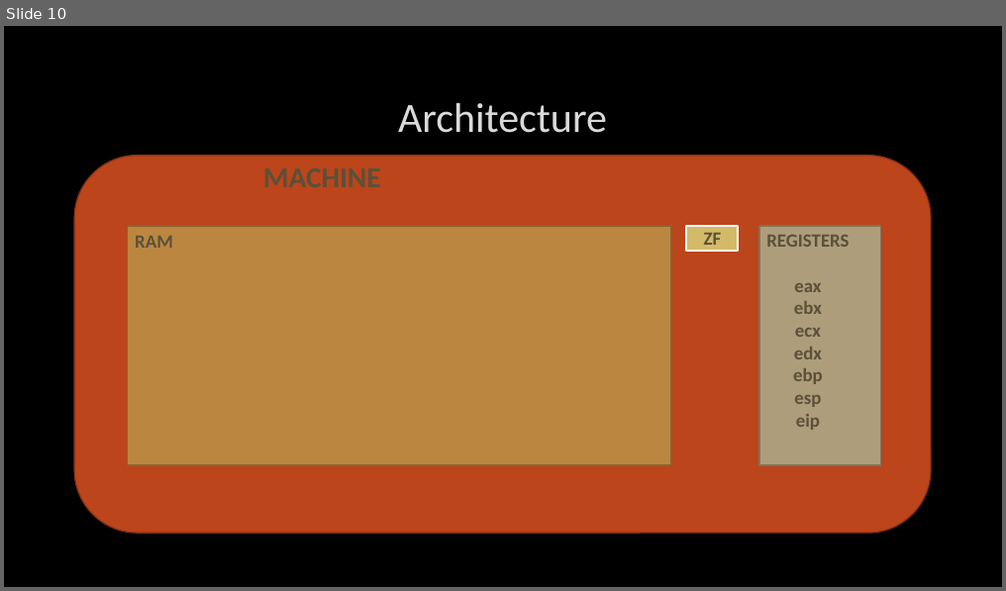
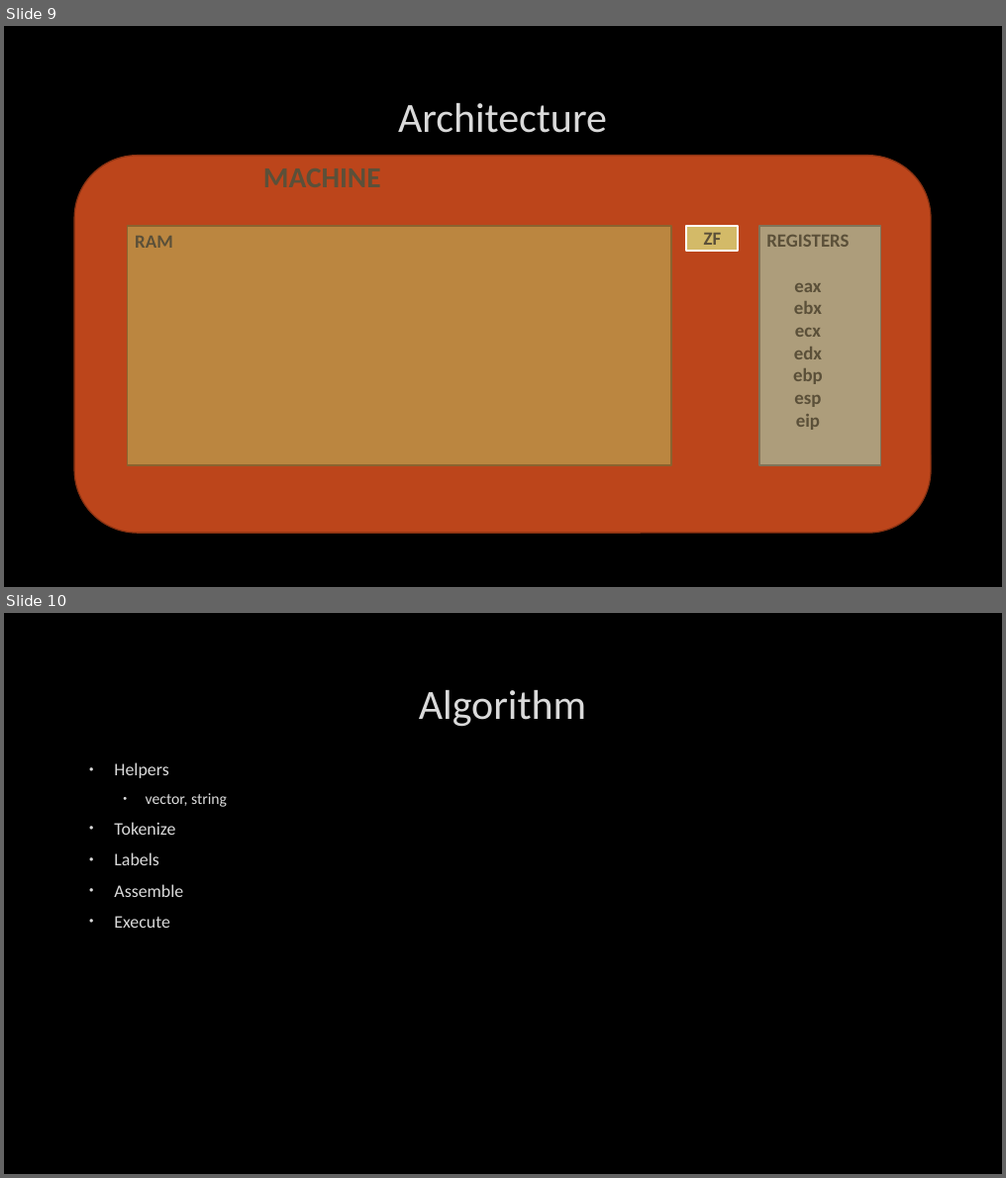
Before and after one commit to stryku/workshops, a slide deck: ctai-compile_time_assembly_interpreter.pptx. Shown one above the other, each under a label of ours: slide 10 before the commit, slides 9 and 10 after it. The pictures are 1006x591 and 1006x1178 pixels, drawn with LibreOffice and Linux fonts; fonts in the diff are those of the drawing; background and template pictures are left out. Boxes give left, top, right and bottom in pixels: in the first picture for what was removed or moved away, otherwise in the second. Text is boxed around its words. In the diff, an @@ line names an element or a change of style, - is before the commit and + after.

```diff
--- a/ctai-compile_time_assembly_interpreter.pptx
+++ b/ctai-compile_time_assembly_interpreter.pptx
@@ slide 10 added at bbox=[4, 613, 1002, 1174], background picture (left out) @@
@@ title added at bbox=[419, 690, 586, 727], 40 pt, text #DADADA @@
+Algorithm
@@ text added at bbox=[114, 762, 227, 928], 17 pt, text #DADADA @@
+• Helpers
+  • vector, string
+• Tokenize
+• Labels
+• Assemble
+• Execute
@@ what was slide 10 is now slide 9 @@
```
Also in this commit, not shown: 1 slide changed, 1 other slide added, 1 slide removed, 10 other files.
